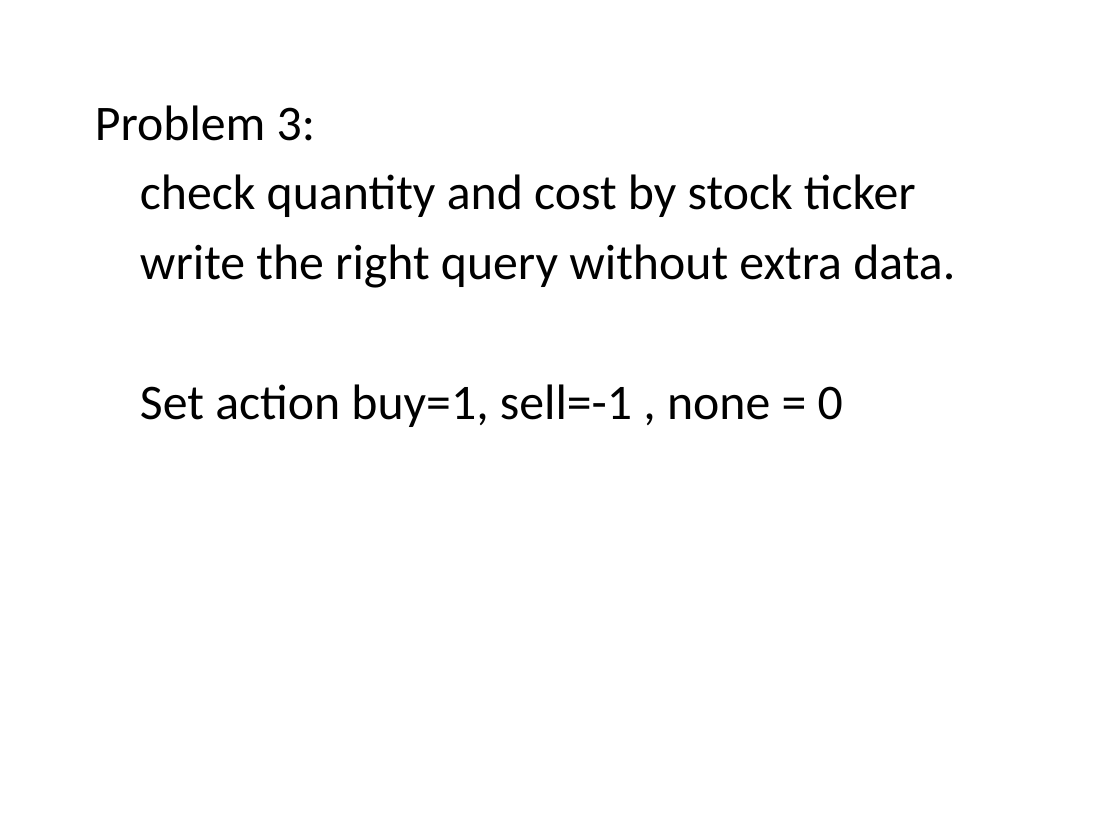
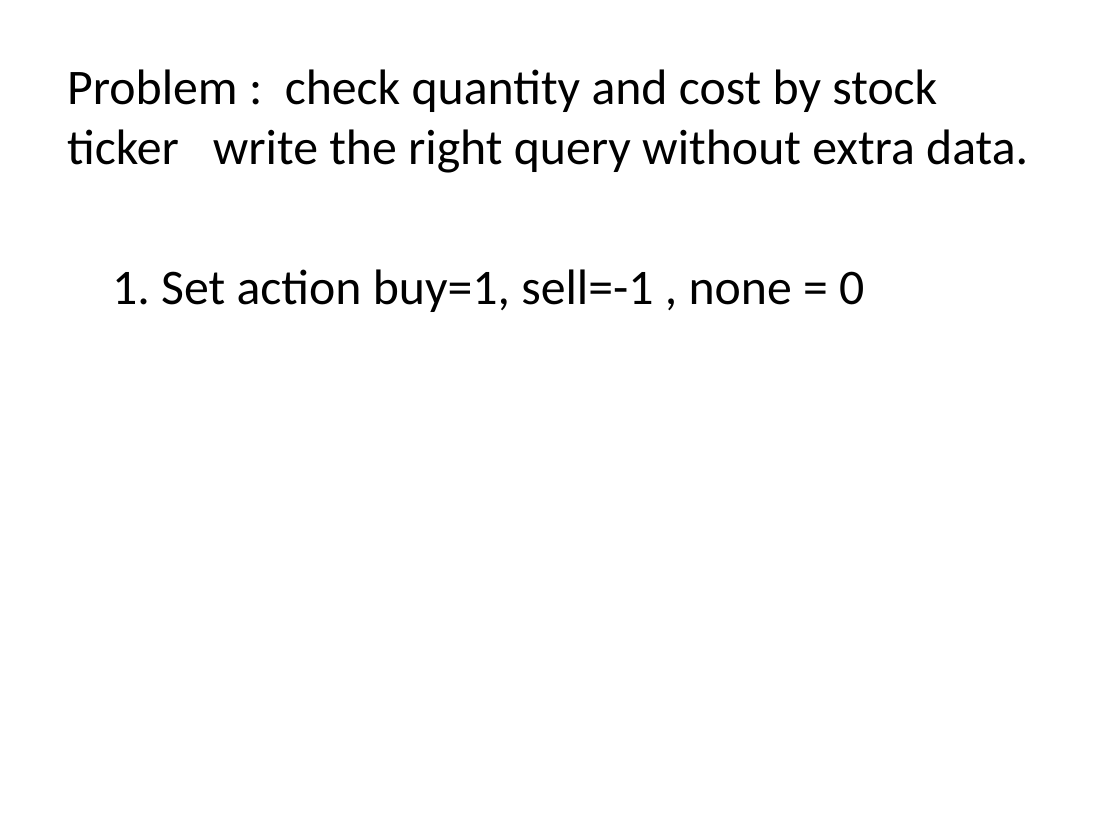
Before and after one commit to IPD8-guofeng/dotnet-group-project, a slide deck: slide 7 of Stock trade and analyst system.pptx. Drawn at 1120x840 pixels with LibreOffice and Linux fonts; fonts in the diff are those of the drawing. Boxes give left, top, right and bottom in pixels: in the first picture for what was removed or moved away, otherwise in the second. Text is boxed around its words. In the diff, an @@ line names an element or a change of style, - is before the commit and + after.

```diff
--- a/Stock trade and analyst system.pptx
+++ b/Stock trade and analyst system.pptx
@@ text at [67,69,1028,312]: text changed @@
-Problem 3:
-check quantity and cost by stock ticker
-write the right query without extra data.
-Set action buy=1, sell=-1 , none = 0
+Problem : check quantity and cost by stock ticker write the right query without extra data.
+1. Set action buy=1, sell=-1 , none = 0
```
Also in this commit, not shown: 6 other slides changed, 5 slides added, 8 slides removed, 1 other file.
